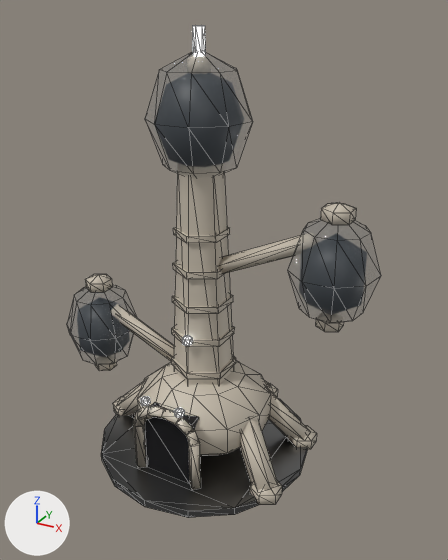
Renders of the glTF model assets/kit/skins/Skin_BioPod_T2.glb from each side of a commit.
The view is the same before and after, from a 50 mm lens placed at (4.46, -7.43, 6.87), pointed at (0.3, 0.13, 3.1). Every picture has the same lights, and +X, +Y and +Z are marked at lower left. The picture after the commit comes second. Mesh edges are drawn as thin lines. Vertices at exactly the same position are counted once.

Names of what the first picture shows: 'Skin_BioPod_T2'.
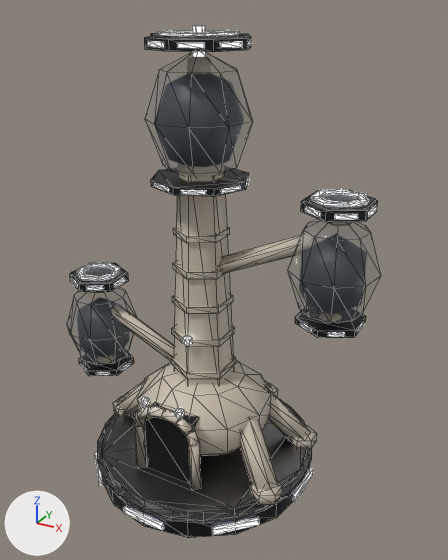
The newer file is also turned or shifted as a whole; pictures and numbers use the older file's frame.

What differs and where, as boxes (x1, y1, x2, y2) in the pictures (448 x 560 px):
'Skin_BioPod_T2', reshaped: before (67, 25, 381, 518); after (67, 25, 381, 538)
part 1 of me_skin_biopod_t2, added: after (151, 33, 249, 39)
part 2 of me_skin_biopod_t2, added: after (72, 263, 126, 283)
part 3 of me_skin_biopod_t2, added: after (304, 190, 375, 210)
part 4 of me_skin_biopod_t2, added: after (144, 36, 251, 52)
part 5 of me_skin_biopod_t2, added: after (151, 169, 249, 197)
part 6 of me_skin_biopod_t2, added: after (70, 265, 129, 292)
part 7 of me_skin_biopod_t2, added: after (79, 352, 134, 376)
part 8 of me_skin_biopod_t2, added: after (301, 200, 378, 222)
part 9 of me_skin_biopod_t2, added: after (295, 311, 366, 338)
part 10 of me_skin_biopod_t2, added: after (101, 468, 309, 538)
part 11 of me_skin_biopod_t2, added: after (114, 278, 125, 287)
part 12 of me_skin_biopod_t2, added: after (369, 206, 377, 217)
part 13 of me_skin_biopod_t2, added: after (293, 469, 313, 502)
part 14 of me_skin_biopod_t2, added (mostly hidden): after (80, 355, 312, 535)
part 15 of me_skin_biopod_t2, added: after (71, 177, 368, 337)
part 16 of me_skin_biopod_t2, added: after (148, 31, 252, 48)

Edits to the bpy script that builds the scene:
```text
Add mat_os_dark:
    mat_os_dark = principled_material('OS_Dark')
    mat_os_dark.base_color = (0.025, 0.027, 0.03)  # dark grey #2c2e30
    mat_os_dark.metallic = 0.8
    mat_os_dark.roughness = 0.45
Add mat_os_plate:
    mat_os_plate = principled_material('OS_Plate')
    mat_os_plate.base_color = (0.085, 0.09, 0.095)  # dark grey #525557
    mat_os_plate.metallic = 0.75
    mat_os_plate.roughness = 0.55
Change me_skin_biopod_t2:
    used by ob_skin_biopod_t2; location = (0.0, 0.0, 0.0)
    remove me_skin_biopod_t2.from_pydata(...)  # 633 vertices, 1106 faces; spans x -2.66..2.66, y -1.75..1.85, z 0.04..6.66
    add me_skin_biopod_t2.from_pydata(...)  # 1501 vertices, 2590 faces; spans x -2.66..2.66, y -1.84..1.85, z -0.28..6.66
    me_skin_biopod_t2 part 1: a new loose piece, a 7-sided cylinder along z spanning x -0.647..0.647, y -0.598..0.664, z 6.525..6.555, in mat_os_plate (dark grey #525557)
    me_skin_biopod_t2 part 2: a new loose piece, a 6-sided cylinder along z spanning x -2.446..-1.654, y -0.435..0.48, z 2.756..2.786, in mat_os_plate (dark grey #525557)
    me_skin_biopod_t2 part 3: a new loose piece, a 6-sided cylinder along z spanning x 1.654..2.446, y -0.435..0.48, z 4.606..4.636, in mat_os_plate (dark grey #525557)
    me_skin_biopod_t2 part 4: a new loose piece, an 8-sided cylinder along z spanning x -0.71..0.71, y -0.71..0.71, z 6.39..6.53, in mat_os_dark (dark grey #2c2e30)
    me_skin_biopod_t2 part 5: a new loose piece, an 8-sided cylinder along z spanning x -0.71..0.71, y -0.71..0.71, z 4.59..4.69, in mat_os_dark (dark grey #2c2e30)
    me_skin_biopod_t2 part 6: a new loose piece, a 6-sided cylinder along z spanning x -2.48..-1.62, y -0.47..0.51, z 2.62..2.76, in mat_os_dark (dark grey #2c2e30)
    me_skin_biopod_t2 part 7: a new loose piece, a 6-sided cylinder along z spanning x -2.476..-1.624, y -0.469..0.514, z 1.004..1.104, in mat_os_dark (dark grey #2c2e30)
    me_skin_biopod_t2 part 8: a new loose piece, a 6-sided cylinder along z spanning x 1.62..2.48, y -0.47..0.51, z 4.47..4.61, in mat_os_dark (dark grey #2c2e30)
    me_skin_biopod_t2 part 9: a new loose piece, a 6-sided cylinder along z spanning x 1.624..2.476, y -0.469..0.514, z 2.854..2.954, in mat_os_dark (dark grey #2c2e30)
    me_skin_biopod_t2 part 10: a new loose piece, a 16-sided cylinder along z spanning x -1.8..1.8, y -1.8..1.8, z -0.28..0.06, in mat_os_dark (dark grey #2c2e30)
    me_skin_biopod_t2 part 11: a new loose piece, a box spanning x -1.694..-1.604, y -0.113..0.158, z 2.656..2.716, in mat_os_light (white #d4dde5, glowing white #edf6ff)
    me_skin_biopod_t2 part 12: a new loose piece, a box spanning x 2.406..2.496, y -0.113..0.158, z 4.506..4.566, in mat_os_light (white #d4dde5, glowing white #edf6ff)
    me_skin_biopod_t2 part 13: a new loose piece, a box spanning x 1.79..1.84, y -0.353..0.353, z -0.15..-0.05, in mat_os_light (white #d4dde5, glowing white #edf6ff)
    me_skin_biopod_t2 part 14: 300 vertices added at x -2.37..1.83, y -1.84..1.84, z -0.15..1.08
    me_skin_biopod_t2 part 15: 216 vertices added at x -2.39..2.42, y -0.69..0.69, z 2.66..4.67
    me_skin_biopod_t2 part 16: 100 vertices added at x -0.69..0.69, y -0.69..0.69, z 6.43..6.59
    other edits to the shape of me_skin_biopod_t2 do not show in these pictures
    add me_skin_biopod_t2.materials.append(mat_os_plate)  # dark grey #525557
    add me_skin_biopod_t2.materials.append(mat_os_dark)  # dark grey #2c2e30
```
